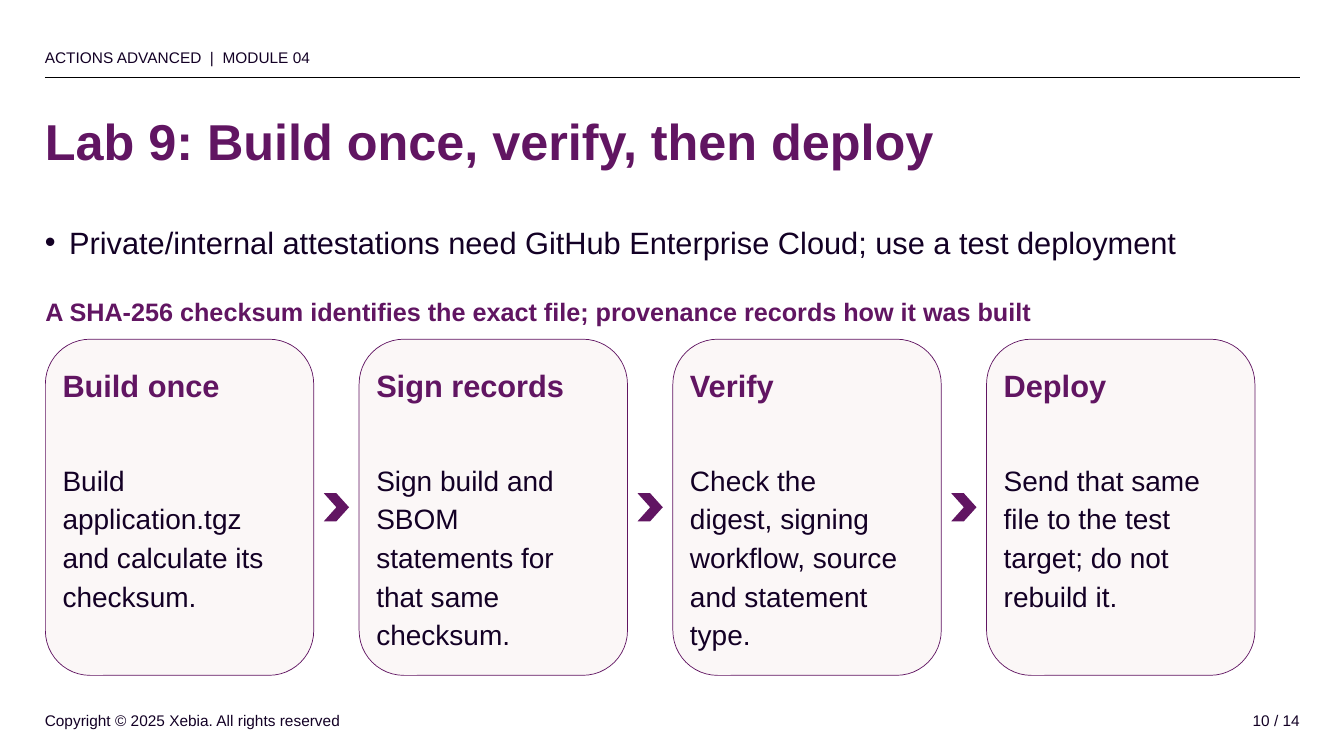
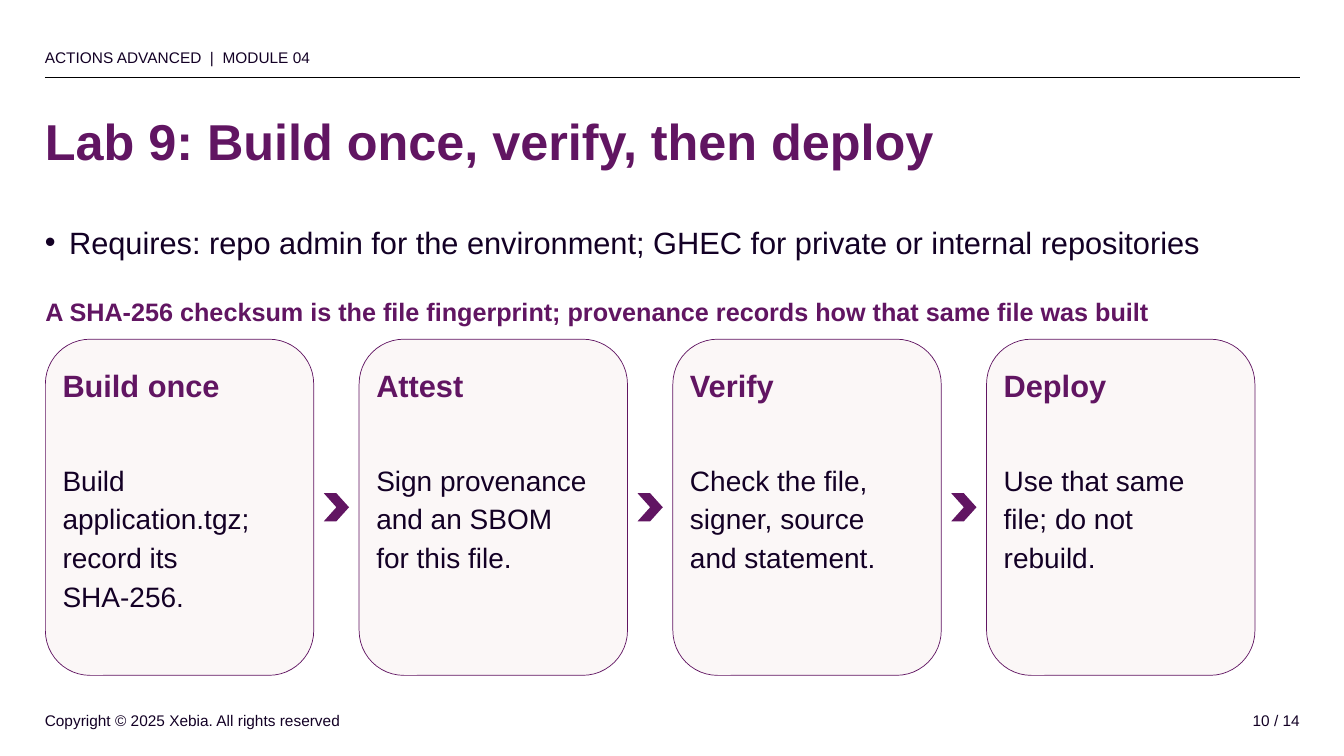
Before and after one commit to rajbos/github-actions-advanced-v3, a slide deck: slide 10 of slides/powerpoint/04-debug-trust.pptx. Drawn at 1344x756 pixels with LibreOffice and Linux fonts; fonts in the diff are those of the drawing; background and template pictures are left out. Boxes give left, top, right and bottom in pixels: in the first picture for what was removed or moved away, otherwise in the second. Text is boxed around its words. In the diff, an @@ line names an element or a change of style, - is before the commit and + after.

```diff
--- a/slides/powerpoint/04-debug-trust.pptx
+++ b/slides/powerpoint/04-debug-trust.pptx
@@ text at (69, 231, 1200, 260): text changed @@
-• Private/internal attestations need GitHub Enterprise Cloud; use a test deployment
+• Requires: repo admin for the environment; GHEC for private or internal repositories
@@ text at (45, 302, 1148, 326): text changed @@
-A SHA-256 checksum identifies the exact file; provenance records how it was built
+A SHA-256 checksum is the file fingerprint; provenance records how that same file was built
@@ text at (376, 375, 463, 398): text changed @@
-Sign records
+Attest
@@ text at (376, 470, 586, 569): text changed @@
-Sign build and
-SBOM
-statements for
-that same
-checksum.
+Sign provenance
+and an SBOM
+for this file.
@@ text at (690, 470, 875, 569): text changed @@
-Check the
-digest, signing
-workflow, source
-and statement
-type.
+Check the file,
+signer, source
+and statement.
@@ text at (1004, 470, 1185, 569): text changed @@
-Send that same
-file to the test
-target; do not
-rebuild it.
+Use that same
+file; do not
+rebuild.
@@ text at (63, 508, 250, 608): text changed @@
-application.tgz
-and calculate its
-checksum.
+application.tgz;
+record its
+SHA-256.
```
Also in this commit, not shown: 3 other slides changed, 41 other files.
